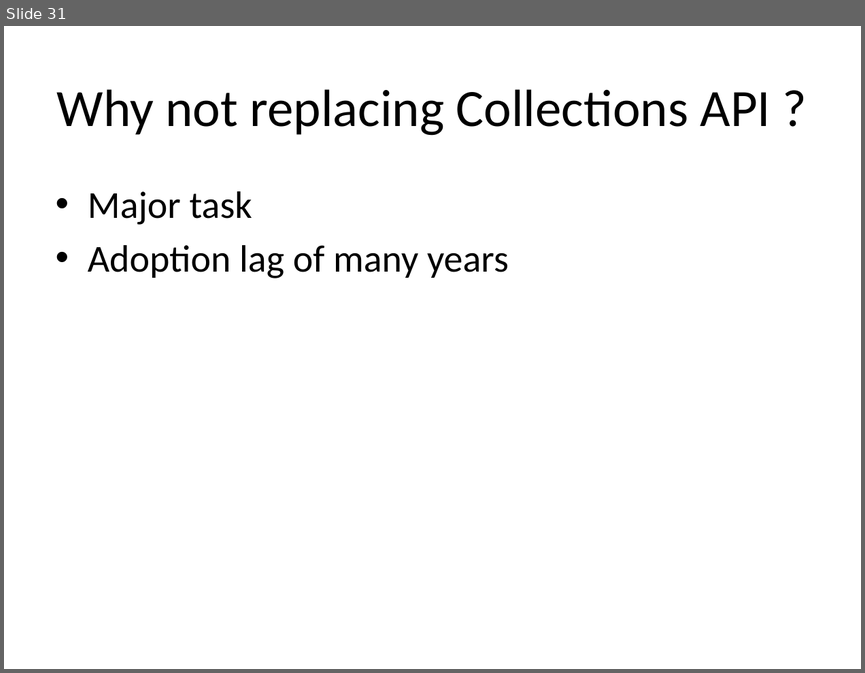
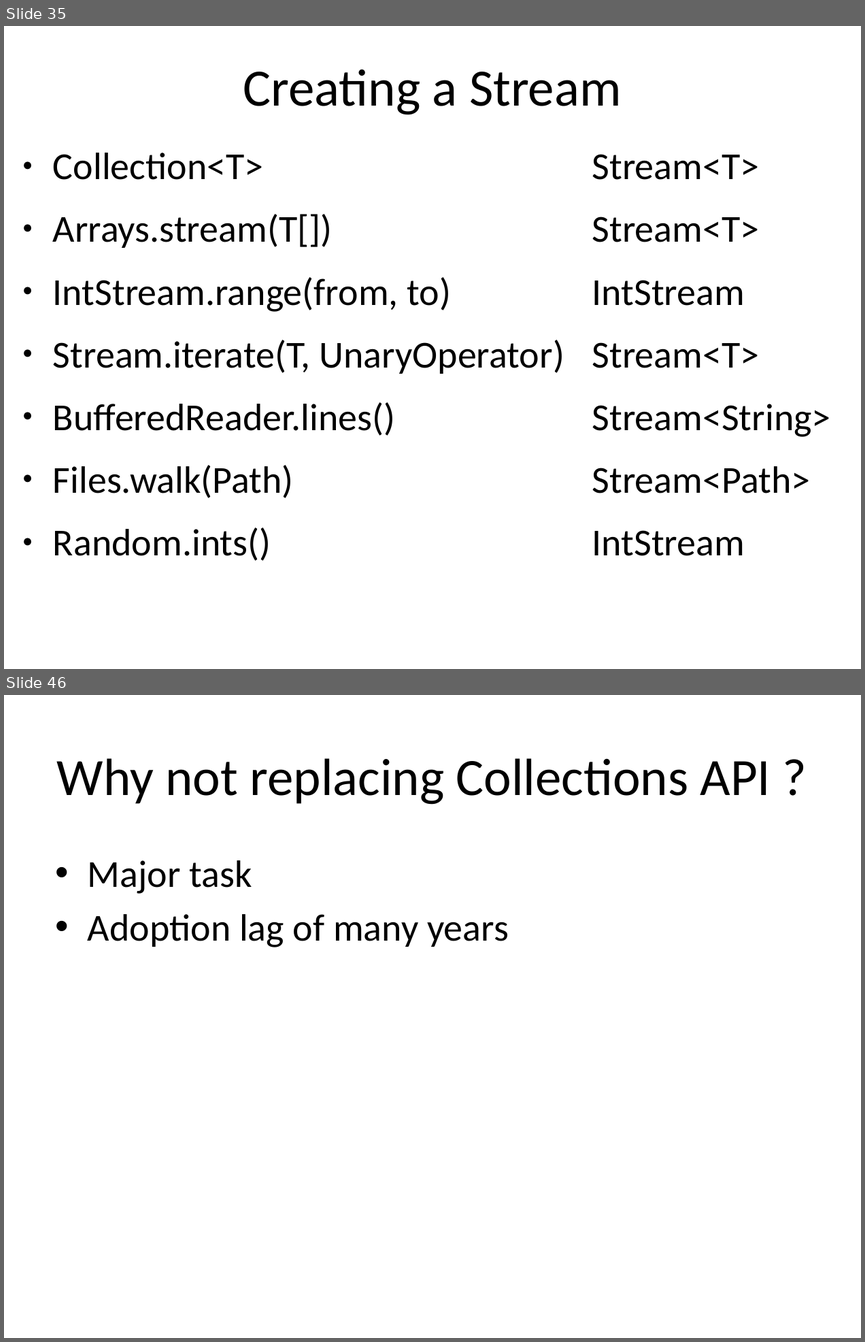
Before and after one commit to kwakeroni/workshops, a slide deck: workshop-java8.pptx. Shown one above the other, each under a label of ours: slide 31 before the commit, slides 35 and 46 after it; the slides between them are not shown. The pictures are 865x673 and 865x1342 pixels, drawn with LibreOffice and Linux fonts; fonts in the diff are those of the drawing. Boxes give left, top, right and bottom in pixels: in the first picture for what was removed or moved away, otherwise in the second. Text is boxed around its words. In the diff, an @@ line names an element or a change of style, - is before the commit and + after.

Commit message:
Added reduction and collection

```diff
--- a/workshop-java8.pptx
+++ b/workshop-java8.pptx
@@ slide 35 added at (x1=4, y1=26, x2=861, y2=669), background #FFFFFF @@
@@ title added at (x1=243, y1=69, x2=621, y2=115), 44 pt, text #000000 @@
+Creating a Stream
@@ text added at (x1=53, y1=152, x2=831, y2=560), 32 pt, text #000000 @@
+● Collection<T> Stream<T>
+● Arrays.stream(T[]) Stream<T>
+● IntStream.range(from, to) IntStream
+● Stream.iterate(T, UnaryOperator) Stream<T>
+● BufferedReader.lines() Stream<String>
+● Files.walk(Path) Stream<Path>
+● Random.ints() IntStream
@@ what was slide 31 is now slide 46 @@
```
Also in this commit, not shown: 1 slide changed, 15 other slides added, 1 slide removed, 1 other file.
